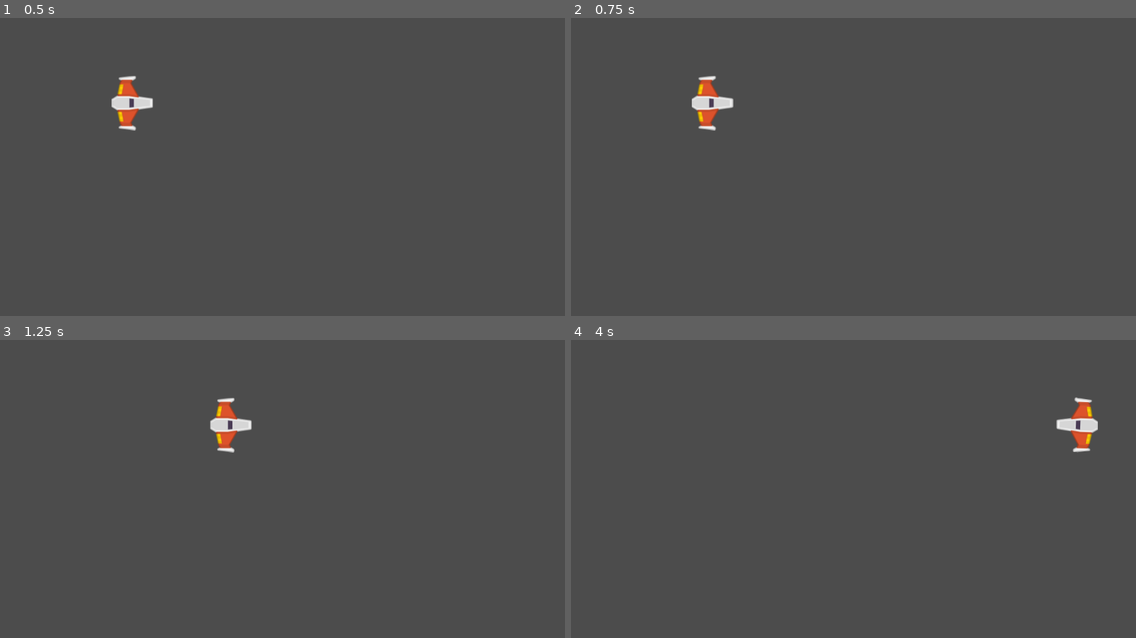
Above: before the commit, frames 1-4 (two rows, left to right).
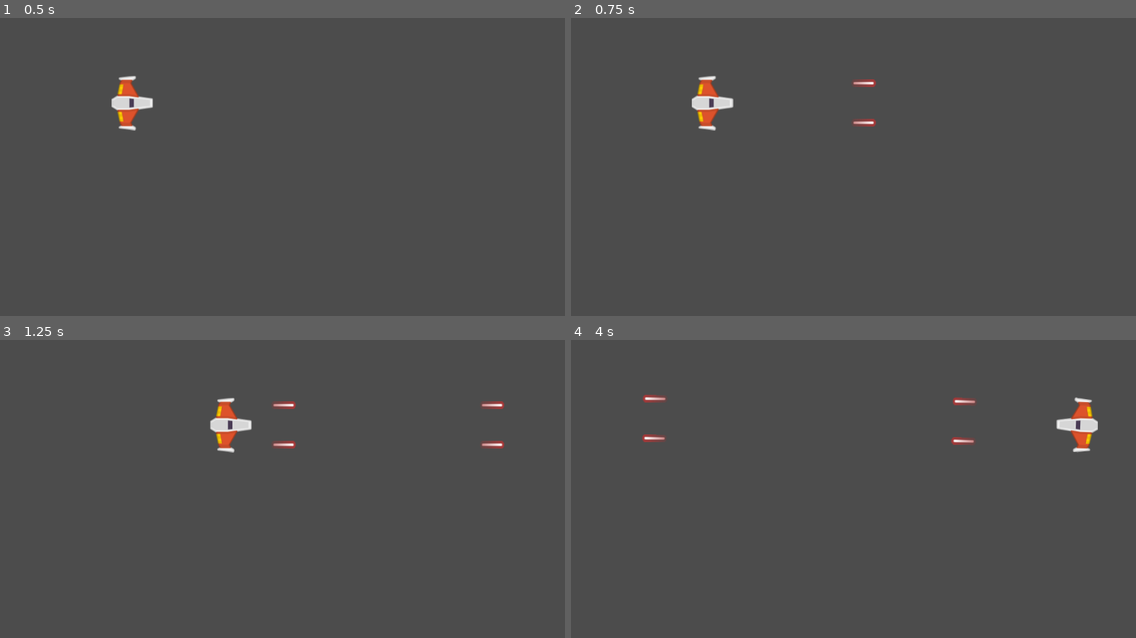
Above: after the commit, the same moments.

Repository: GiselaElyFer/Meteoritos-Curso
Game: Godot game, scene res://Juego/Niveles/NivelTest.tscn
Same seed, same stepped clock (60 frames per second), same inputs: the game is played once before the commit and once after it.
Inputs:
- Up to frame 1 (0.5 s): no input
- Up to frame 2 (0.75 s): tap Enter at 0.5 s; hold Right (mover_adelante) from 0.53 s (still down); hold Space (disparo_principal, bound only after the commit) from 0.53 s (still down)
- Up to frame 3 (1.25 s): keep holding Right (mover_adelante); keep holding Space (disparo_principal, bound only after the commit)
- Up to frame 4 (4 s): release Right (mover_adelante) at 1.28 s; release Space (disparo_principal, bound only after the commit) at 1.28 s; hold Left (mover_atras) 1.28-2.03 s; tap Down (rotar_antihorario) at 1.35 s; tap Space (disparo_principal, bound only after the commit) at 1.55, 2.3, 2.85 s; hold W (rotar_horario) 2.03-2.78 s; hold Right (mover_adelante) 2.03-3.53 s; hold Left (mover_atras) from 3.53 s (still down); hold Space (disparo_principal, bound only after the commit) from 3.53 s (still down)

Frame 1 is identical in both runs. In frame 2, 0.2% of the frame differs, in the area x 49-54%, y 20-37%; in frame 3, 0.4%, in the area x 48-90%, y 20-37%; in frame 4, 0.4%.

Commit message:
Nave-disparando
Se agrego:
- caniones
- proyectiles
-autoloads
-y actualizo player.
la nave se mueve, gira y dispara

Diff:
--- /dev/null
+++ b/Juego/Autoloads/Eventos.gd
@@ -0,0 +1,3 @@
+extends Node
+
+signal disparo(proyectil)
--- a/Juego/Naves/Player/Player.gd
+++ b/Juego/Naves/Player/Player.gd
@@ -1,4 +1,5 @@
 class_name Player
+
 extends RigidBody2D
 
 export var potencia_motor: int = 20
@@ -7,6 +8,9 @@
 
 var empuje:Vector2 = Vector2.ZERO
 var dir_rotacion : int = 0
+
+
+onready var canion:Canion = $Canion
 
 
 func _integrate_forces(state: Physics2DDirectBodyState) -> void:
@@ -18,6 +22,7 @@
 
 func _process(delta: float) -> void:
 	player_input()
+
 
 
 func player_input() -> void:
@@ -33,3 +38,9 @@
 		dir_rotacion -= 1
 	elif Input.is_action_pressed("rotar_horario"):
 		dir_rotacion += 1
+
+	if Input.is_action_pressed("disparo_principal"):
+		canion.set_esta_disparando(true)
+
+	if Input.is_action_just_released("disparo_principal"):
+		canion.set_esta_disparando(false)
--- a/Juego/Naves/Player/Player.tscn
+++ b/Juego/Naves/Player/Player.tscn
@@ -1,8 +1,9 @@
-[gd_scene load_steps=5 format=2]
+[gd_scene load_steps=6 format=2]
 
 [ext_resource path="res://Juego/Naves/Player/player.png" type="Texture" id=1]
 [ext_resource path="res://Juego/Naves/Player/MaterialFisico.tres" type="PhysicsMaterial" id=2]
 [ext_resource path="res://Juego/Naves/Player/Player.gd" type="Script" id=3]
+[ext_resource path="res://Juego/Naves/Proyectiles/Canion.tscn" type="PackedScene" id=4]
 
 [sub_resource type="CircleShape2D" id=1]
 radius = 36.4006
@@ -20,3 +21,13 @@
 
 [node name="CollisionShape2D" type="CollisionShape2D" parent="."]
 shape = SubResource( 1 )
+
+[node name="Canion" parent="." instance=ExtResource( 4 )]
+
+[node name="PuntoIzquierdo" parent="Canion" index="0"]
+position = Vector2( -3, 36 )
+
+[node name="PuntoDerecho" parent="Canion" index="1"]
+position = Vector2( -3, -36 )
+
+[editable path="Canion"]
--- /dev/null
+++ b/Juego/Naves/Proyectiles/Canion.gd
@@ -0,0 +1,56 @@
+class_name Canion
+
+extends Node2D
+
+
+export var proyectil:PackedScene = null
+export var cadencia_disparo:float = 0.8
+export var velocidad_proyectil:int = 100
+export var danio_proyectil:int = 1
+
+
+onready var timer_enfriamiento:Timer = $TimerEnfriamiento
+onready var disparo_sfx:AudioStreamPlayer = $DisparoSFX
+onready var esta_enfriado:bool = true
+onready var esta_disparando:bool = false setget set_esta_disparando
+
+
+var puntos_disparo:Array = []
+
+
+func _ready() -> void:
+	almacenar_puntos_disparo()
+	timer_enfriamiento.wait_time = cadencia_disparo
+
+
+func _process(delta: float) -> void:
+	if esta_disparando and esta_enfriado:
+		disparar()
+
+
+func almacenar_puntos_disparo() -> void:
+	for nodo in get_children():
+		if nodo is Position2D:
+			puntos_disparo.append(nodo)
+
+
+func disparar() -> void:
+	esta_enfriado = false
+	disparo_sfx.play()
+	timer_enfriamiento.start()
+	for punto_disparo in puntos_disparo:
+		var new_proyectil:Proyectil = proyectil.instance()
+		new_proyectil.crear(
+			punto_disparo.global_position,
+			get_owner().rotation,
+			velocidad_proyectil,
+			danio_proyectil
+			)
+		Eventos.emit_signal("disparo", new_proyectil)
+
+func set_esta_disparando(disparando:bool) -> void:
+	esta_disparando = disparando
+
+
+func _on_TimerEnfriamiento_timeout() -> void:
+	esta_enfriado = true
--- /dev/null
+++ b/Juego/Naves/Proyectiles/Canion.tscn
@@ -0,0 +1,22 @@
+[gd_scene load_steps=4 format=2]
+
+[ext_resource path="res://Juego/Naves/Proyectiles/Canion.gd" type="Script" id=1]
+[ext_resource path="res://Juego/Naves/Proyectiles/Proyectil.tscn" type="PackedScene" id=2]
+[ext_resource path="res://Juego/Sfx/disparo.wav" type="AudioStream" id=3]
+
+[node name="Canion" type="Node2D"]
+script = ExtResource( 1 )
+proyectil = ExtResource( 2 )
+cadencia_disparo = 0.3
+velocidad_proyectil = 1600
+
+[node name="PuntoIzquierdo" type="Position2D" parent="."]
+
+[node name="PuntoDerecho" type="Position2D" parent="."]
+
+[node name="DisparoSFX" type="AudioStreamPlayer" parent="."]
+stream = ExtResource( 3 )
+
+[node name="TimerEnfriamiento" type="Timer" parent="."]
+
+[connection signal="timeout" from="TimerEnfriamiento" to="." method="_on_TimerEnfriamiento_timeout"]
--- /dev/null
+++ b/Juego/Naves/Proyectiles/Proyectil.gd
@@ -0,0 +1,21 @@
+class_name Proyectil
+
+extends Area2D
+
+
+var velocidad:Vector2 = Vector2.ZERO
+var danio:float
+
+
+func crear(pos: Vector2, dir: float, vel:float, danio_p: int) -> void:
+	position = pos
+	rotation = dir
+	velocidad = Vector2(vel, 0).rotated(dir)
+
+
+func _physics_process(delta: float) -> void:
+	position += velocidad * delta
+
+
+func _on_VisibilityNotifier2D_screen_exited() -> void:
+	queue_free()
--- /dev/null
+++ b/Juego/Naves/Proyectiles/Proyectil.tscn
@@ -0,0 +1,23 @@
+[gd_scene load_steps=4 format=2]
+
+[ext_resource path="res://Juego/Naves/Proyectiles/Proyectil.png" type="Texture" id=1]
+[ext_resource path="res://Juego/Naves/Proyectiles/Proyectil.gd" type="Script" id=2]
+
+[sub_resource type="RectangleShape2D" id=1]
+extents = Vector2( 19, 6 )
+
+[node name="Proyectil" type="Area2D"]
+script = ExtResource( 2 )
+
+[node name="Sprite" type="Sprite" parent="."]
+rotation = 1.5708
+scale = Vector2( 1.5, 1.2 )
+texture = ExtResource( 1 )
+
+[node name="CollisionShape2D" type="CollisionShape2D" parent="."]
+shape = SubResource( 1 )
+
+[node name="VisibilityNotifier2D" type="VisibilityNotifier2D" parent="."]
+scale = Vector2( 1, 0.6 )
+
+[connection signal="screen_exited" from="VisibilityNotifier2D" to="." method="_on_VisibilityNotifier2D_screen_exited"]
--- /dev/null
+++ b/Juego/Niveles/Nivel.gd
@@ -0,0 +1,24 @@
+class_name Nivel
+
+extends Node2D
+
+
+onready var contenedor_proyectiles:Node
+
+func _ready() -> void:
+	conectar_seniales()
+	crear_contenedores()
+
+
+func conectar_seniales() -> void:
+	Eventos.connect("disparo", self, "_on_disparo")
+
+
+func crear_contenedores() -> void:
+	contenedor_proyectiles = Node.new()
+	contenedor_proyectiles.name = "ContenedorProyectiles"
+	add_child(contenedor_proyectiles)
+
+
+func _on_disparo(proyectil:Proyectil) -> void:
+	contenedor_proyectiles.add_child(proyectil)
--- a/Juego/Niveles/NivelTest.tscn
+++ b/Juego/Niveles/NivelTest.tscn
@@ -1,8 +1,10 @@
-[gd_scene load_steps=2 format=2]
+[gd_scene load_steps=3 format=2]
 
 [ext_resource path="res://Juego/Naves/Player/Player.tscn" type="PackedScene" id=1]
+[ext_resource path="res://Juego/Niveles/Nivel.gd" type="Script" id=2]
 
 [node name="NivelTest" type="Node2D"]
+script = ExtResource( 2 )
 
 [node name="Player" parent="." instance=ExtResource( 1 )]
 position = Vector2( 240, 188 )
--- a/project.godot
+++ b/project.godot
@@ -9,13 +9,31 @@
 config_version=4
 
 _global_script_classes=[ {
+"base": "Node2D",
+"class": "Canion",
+"language": "GDScript",
+"path": "res://Juego/Naves/Proyectiles/Canion.gd"
+}, {
+"base": "Node2D",
+"class": "Nivel",
+"language": "GDScript",
+"path": "res://Juego/Niveles/Nivel.gd"
+}, {
 "base": "RigidBody2D",
 "class": "Player",
 "language": "GDScript",
 "path": "res://Juego/Naves/Player/Player.gd"
+}, {
+"base": "Area2D",
+"class": "Proyectil",
+"language": "GDScript",
+"path": "res://Juego/Naves/Proyectiles/Proyectil.gd"
 } ]
 _global_script_class_icons={
-"Player": ""
+"Canion": "",
+"Nivel": "",
+"Player": "",
+"Proyectil": ""
 }
 
 [application]
@@ -23,6 +41,10 @@
 config/name="Meteoritos"
 run/main_scene="res://Juego/Niveles/NivelTest.tscn"
 config/icon="res://icon.png"
+
+[autoload]
+
+Eventos="*res://Juego/Autoloads/Eventos.gd"
 
 [gui]
 
@@ -54,6 +76,11 @@
 , Object(InputEventKey,"resource_local_to_scene":false,"resource_name":"","device":0,"alt":false,"shift":false,"control":false,"meta":false,"command":false,"pressed":false,"scancode":0,"physical_scancode":90,"unicode":0,"echo":false,"script":null)
  ]
 }
+disparo_principal={
+"deadzone": 0.5,
+"events": [ Object(InputEventKey,"resource_local_to_scene":false,"resource_name":"","device":0,"alt":false,"shift":false,"control":false,"meta":false,"command":false,"pressed":false,"scancode":0,"physical_scancode":32,"unicode":0,"echo":false,"script":null)
+ ]
+}
 
 [physics]
 
Binary file added: Juego/Naves/Proyectiles/Proyectil.png
Not shown, added: Juego/Naves/Proyectiles/Proyectil.png.import
Not shown, added: Juego/Sfx/disparo.wav.import
Not shown, added: Juego/Sfx/disparo.wav
